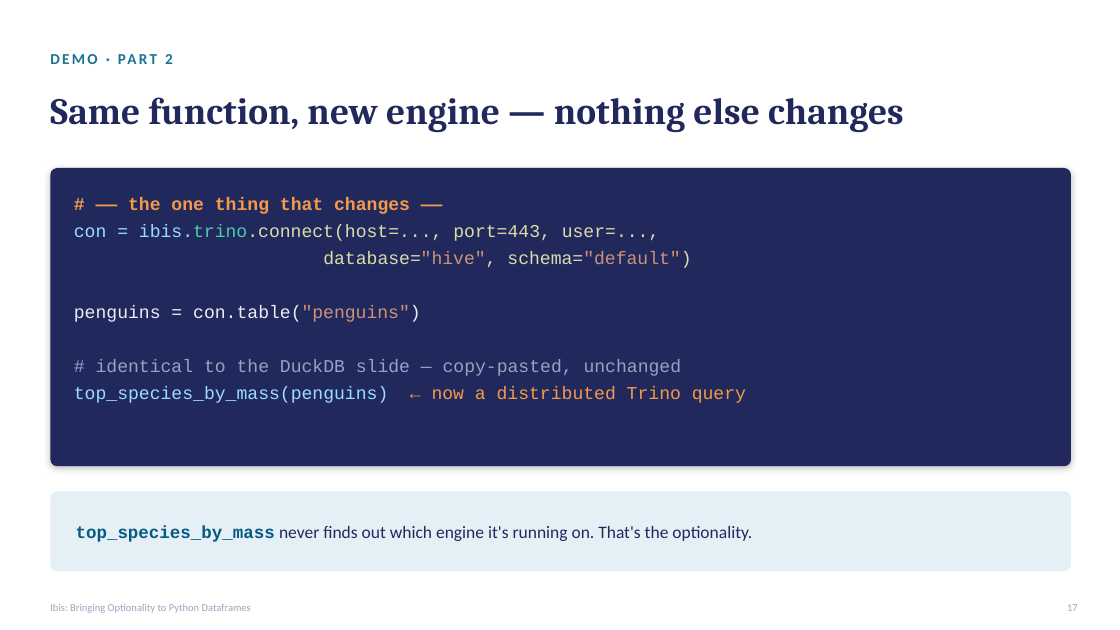
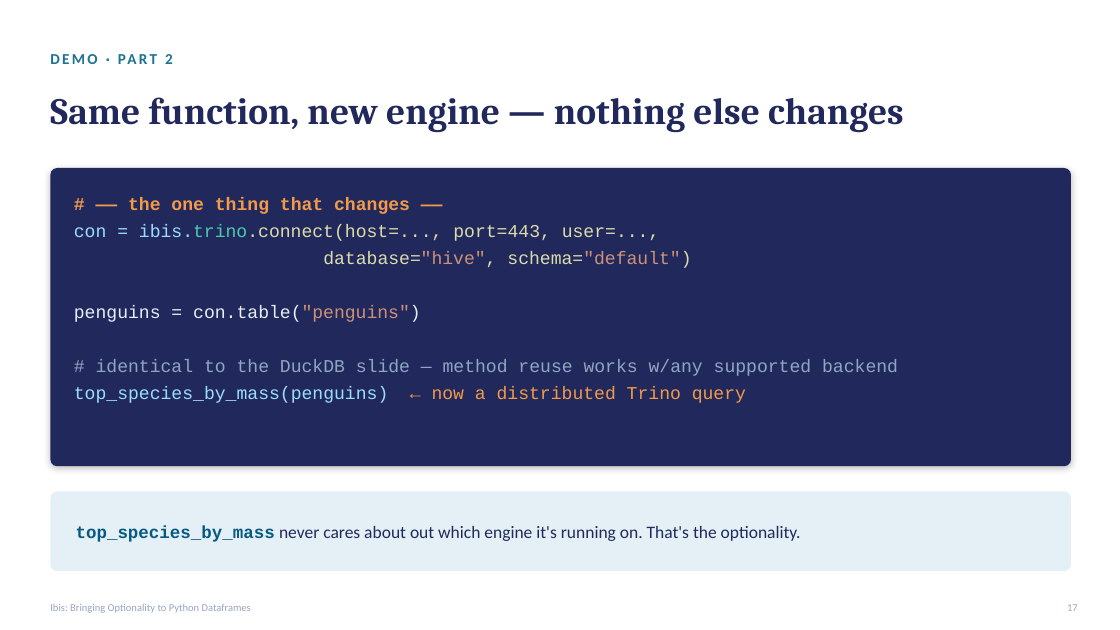
Before and after one commit to lestermartin/ibis-optionality, a slide deck: slide 18 of slides/ibis-optionality-slides.pptx (slide 17 before the commit). Drawn at 1120x630 pixels with LibreOffice and Linux fonts; fonts in the diff are those of the drawing. Boxes give left, top, right and bottom in pixels: in the first picture for what was removed or moved away, otherwise in the second. Text is boxed around its words. In the diff, an @@ line names an element or a change of style, - is before the commit and + after.

```diff
--- a/slides/ibis-optionality-slides.pptx
+++ b/slides/ibis-optionality-slides.pptx
@@ text at box(96, 360, 898, 376): text changed @@
-# identical to the DuckDB slide — copy-pasted, unchanged
+# identical to the DuckDB slide — method reuse works w/any supported backend
@@ text at box(76, 526, 801, 542): text changed @@
-top_species_by_mass never finds out which engine it's running on. That's the optionality.
+top_species_by_mass never cares about out which engine it's running on. That's the optionality.
```
Also in this commit, not shown: 9 other slides changed, 1 slide added, 8 other files.
